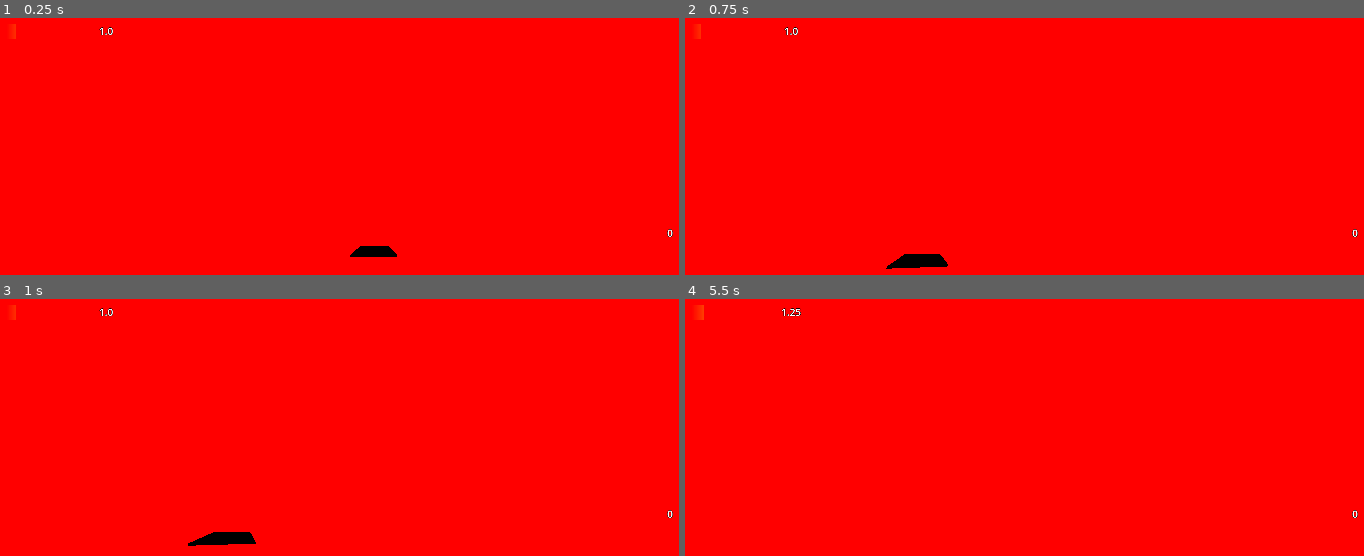
Above: before the commit, frames 1-4 (two rows, left to right).
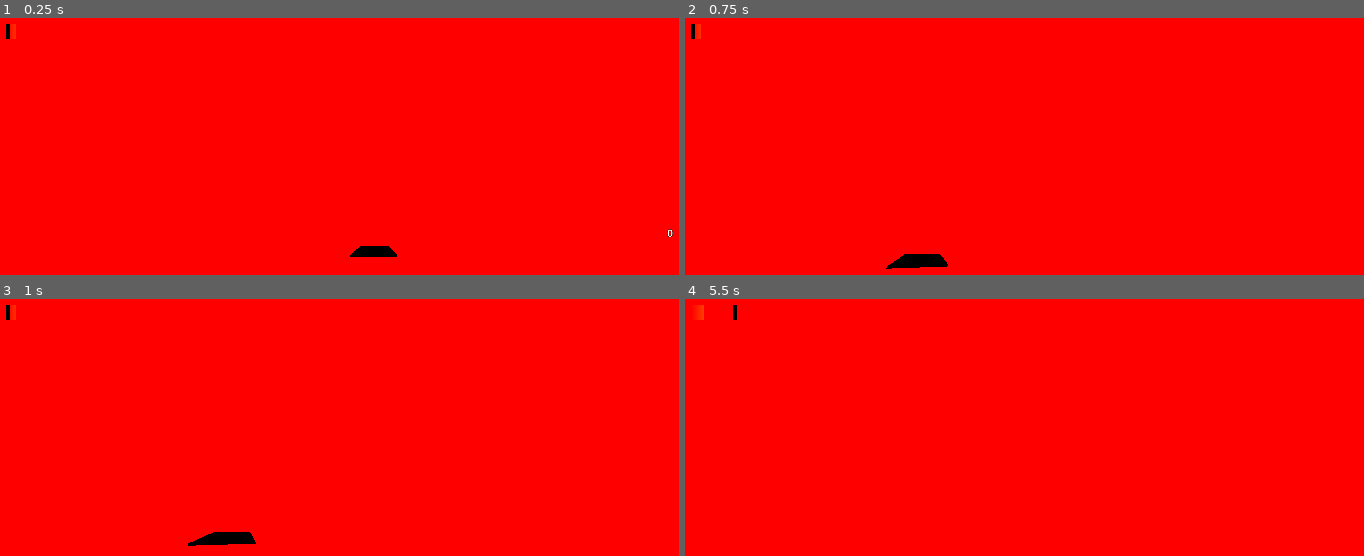
Above: after the commit, the same moments.

Repository: KhanA6N2/depth-game
Game: Godot game, scene res://Scenes/World.tscn
The game is run twice, just before and just after one commit, with the same random seed, the same clock (stepped at 60 frames per second) and the same inputs.
Inputs (mouse positions are in pixels of both pictures, inside the frame that each line leads up to):
- Up to frame 1 (0.25 s): no input
- Up to frame 2 (0.75 s): tap Enter at 0.5 s; move the mouse to (1105, 231) at 0.52 s; hold W (up) from 0.53 s (still down); tap E (e) at 0.6 s
- Up to frame 3 (1 s): keep holding W (up)
- Up to frame 4 (5.5 s): keep holding W (up); move the mouse to (1017, 514) at 1.27 s; tap Ctrl (ctrl) at 1.35 s; tap E (e) at 1.55, 2.1, 3.05, 3.8, 4.55, 5.3 s; move the mouse to (1078, 507) at 2.02 s; tap Space (space) at 2.75, 4.25 s; move the mouse to (1051, 520) at 2.77 s; click (1051, 520) at 2.85 s; tap Enter at 3.5, 5 s; move the mouse to (1119, 520) at 3.52 s; right-click (1119, 520) at 3.6 s; move the mouse to (997, 509) at 4.27 s; tap Mouse wheel down (scroll_down) at 4.35 s; move the mouse to (1072, 514) at 5.02 s; tap Mouse wheel up (scroll_up) at 5.1 s

The runs differ from the first frame. In frame 1, less than 0.1% of the frame differs, in the area x 0-17%, y 2-9%; in frame 2, 0.1%; in frame 3, 0.1%; in frame 4, 0.1%, in the area x 7-100%, y 2-86%.

Commit message:
Added indicator for ray cast hit to distance bar

Diff:
--- a/Scenes/World.tscn
+++ b/Scenes/World.tscn
@@ -42,13 +42,6 @@
 shader = ExtResource("4_gjpho")
 shader_parameter/head_position = Vector3(0, 0, 0)
 shader_parameter/distance_cutoff = 20.0
-
-[sub_resource type="Gradient" id="Gradient_docxa"]
-offsets = PackedFloat32Array(0, 0.0114286)
-colors = PackedColorArray(0, 0, 0, 1, 0, 0, 0, 1)
-
-[sub_resource type="GradientTexture1D" id="GradientTexture1D_5odek"]
-gradient = SubResource("Gradient_docxa")
 
 [sub_resource type="Gradient" id="Gradient_820l3"]
 colors = PackedColorArray(1, 1, 1, 1, 0, 0, 0, 1)
@@ -144,7 +137,6 @@
 max_value = 20.0
 step = 0.25
 value = 20.0
-texture_over = SubResource("GradientTexture1D_5odek")
 texture_progress = ExtResource("8_kn06e")
 
 [node name="Label" type="Label" parent="Control/ExtrusionDistanceBar"]
@@ -158,6 +150,12 @@
 theme_override_font_sizes/font_size = 32
 horizontal_alignment = 1
 vertical_alignment = 1
+
+[node name="ColorRect" type="ColorRect" parent="Control/ExtrusionDistanceBar"]
+layout_mode = 0
+offset_right = 12.0
+offset_bottom = 48.0
+color = Color(0, 0, 0, 1)
 
 [node name="ExtrusionAngleBarPositive" type="TextureProgressBar" parent="Control"]
 layout_mode = 0
--- a/Scripts/Block_Placement_Discrete.gd
+++ b/Scripts/Block_Placement_Discrete.gd
@@ -8,6 +8,7 @@
 @onready var extrusion_shadow = $Extrusion_Shadow
 @onready var extrusion_distance_bar = $Control/ExtrusionDistanceBar
 @onready var extrusion_distance_label = $Control/ExtrusionDistanceBar/Label
+@onready var extrusion_distance_limit := $Control/ExtrusionDistanceBar/ColorRect
 @onready var extrusion_angle_bar_neg = $Control/ExtrusionAngleBarNegative
 @onready var extrusion_angle_bar_pos = $Control/ExtrusionAngleBarPositive
 @onready var extrusion_angle_label = $Control/ExtrusionAngleBarNegative/Label
@@ -84,8 +85,12 @@
 		# Prevent extrusion distance from being larger than ray cast
 		#if collided_object.get_layer_mask_value(1) and extrusion_distance * extrusion_distance > ray_origin.distance_squared_to(ray_hit):
 			#extrusion_distance = floor(ray_origin.distance_to(ray_hit) * 4. + 1.) / 4.
-		if not collided_object.get_layer_mask_value(1) or extrusion_distance * extrusion_distance > ray_origin.distance_squared_to(ray_hit):
+		if not collided_object.get_layer_mask_value(1):
 			ray.material.albedo_color = Color(0., 1., 0., 1.)
+			extrusion_distance_label.text = "Incompatible surface"
+		elif extrusion_distance * extrusion_distance > ray_origin.distance_squared_to(ray_hit):
+			ray.material.albedo_color = Color(0., 0., 1., 1.)
+			extrusion_distance_label.text = "Too far"
 		else:
 			ray.material.albedo_color = Color(0., 0., 0., 1.)
 	else:
@@ -142,7 +147,15 @@
 			building_on = true
 
 	extrusion_distance_bar.value = extrusion_distance
-	extrusion_distance_label.text = str(extrusion_distance)
+
+	if ray_hit and building_on:
+		if not collided_object.get_layer_mask_value(1):
+			extrusion_distance_label.text = "Can't place here"
+		elif extrusion_distance * extrusion_distance > ray_origin.distance_squared_to(ray_hit):
+			extrusion_distance_label.text = "Too far"
+		else:
+			extrusion_distance_label.text = str(extrusion_distance)
+		extrusion_distance_limit.position.x = 640 * ray_origin.distance_to(ray_hit) / 20
 	if extrusion_angle <= 0:
 		extrusion_angle_bar_neg.value = -(extrusion_angle + 10)
 		extrusion_angle_bar_pos.value = 0
@@ -150,6 +163,9 @@
 		extrusion_angle_bar_pos.value = extrusion_angle
 		extrusion_angle_bar_neg.value = -10
 	extrusion_angle_label.text = str(extrusion_angle)
+	if not building_on:
+		extrusion_distance_label.text = ""
+		extrusion_angle_label.text = ""
 
 func _place_extrusion(ray_origin : Vector3, ray_hit : Vector3, ray_extrusion : Vector3) -> void:
 	var extrusion : CSGBox3D = CSGBox3D.new()
--- a/Shaders/depth_vizualizer.gdshader
+++ b/Shaders/depth_vizualizer.gdshader
@@ -115,6 +115,8 @@
 		ALBEDO.rgb = vec3(0., 0., 0.);
 	else if (c.rgb == vec3(0., 1., 0.))
 		ALBEDO.rgb = vec3(1., 1., 1.);
+	else if (c.rgb == vec3(0., 0., 1.))
+		ALBEDO.rgb = vec3(0.5, 0.5, 0.5);
 	else
 		ALBEDO.rgb = srgb_to_linear(depth_rgb(dist/(distance_cutoff/(4./6.))));
 		//ALBEDO.rgb = srgb_to_linear(among(dist/(distance_cutoff/(4./6.))));
Not shown: 1 places in Scenes/World.tscn that only renumber resources
